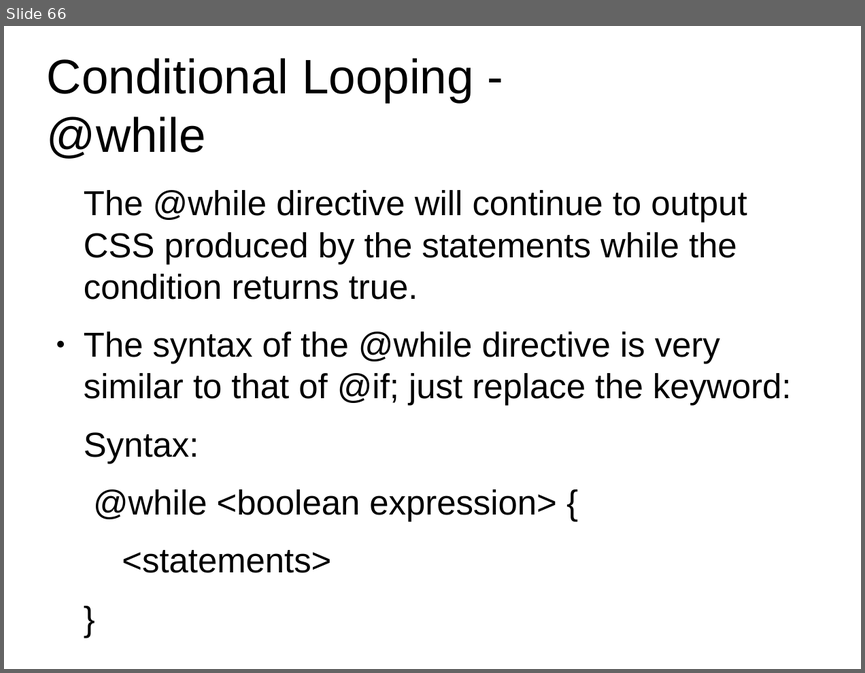
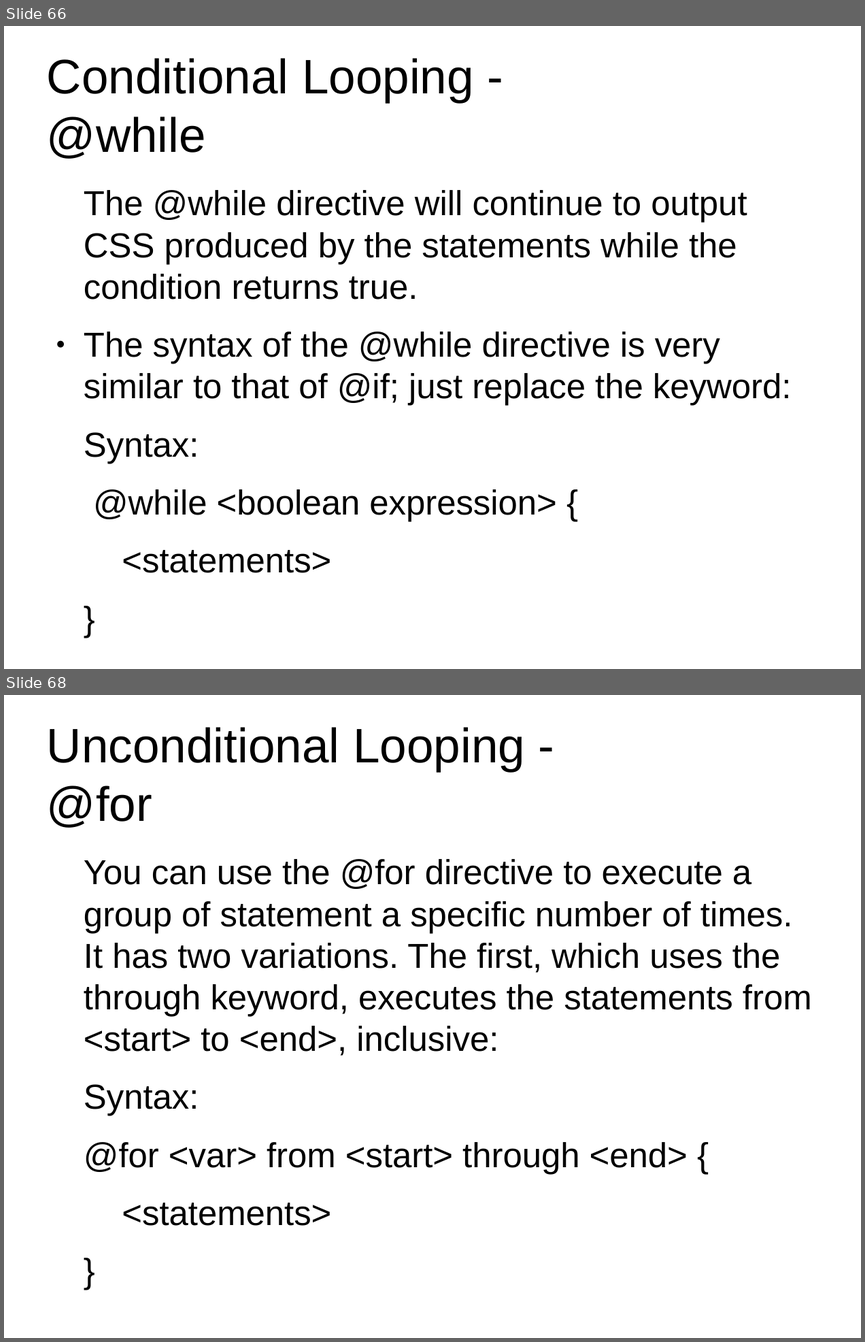
Before and after one commit to anumsh/SASS-Basics, a slide deck: SASS_basics.odp. Shown one above the other, each under a label of ours: slide 66 before the commit, slides 66 and 68 after it; the slides between them are not shown. The pictures are 865x673 and 865x1342 pixels, drawn with LibreOffice and Linux fonts; fonts in the diff are those of the drawing; background and template pictures are left out. Boxes give left, top, right and bottom in pixels: in the first picture for what was removed or moved away, otherwise in the second. Text is boxed around its words. In the diff, an @@ line names an element or a change of style, - is before the commit and + after.

```diff
--- a/SASS_basics.odp
+++ b/SASS_basics.odp
@@ slide 68 added at bbox=[4, 695, 861, 1338], background #FFFFFF @@
@@ title added at bbox=[47, 727, 525, 828], 44.8 pt, text #000000 @@
+Unconditional Looping - @for
@@ text added at bbox=[84, 859, 812, 1225], 32.1 pt, text #000000 @@
+You can use the @for directive to execute a group of statement a specific number of times. It has two variations. The first, which uses the through keyword, executes the statements from <start> to <end>, inclusive:
+Syntax:
+@for <var> from <start> through <end> {
+<statements>
+}
```
Also in this commit, not shown: 2 other slides added.
